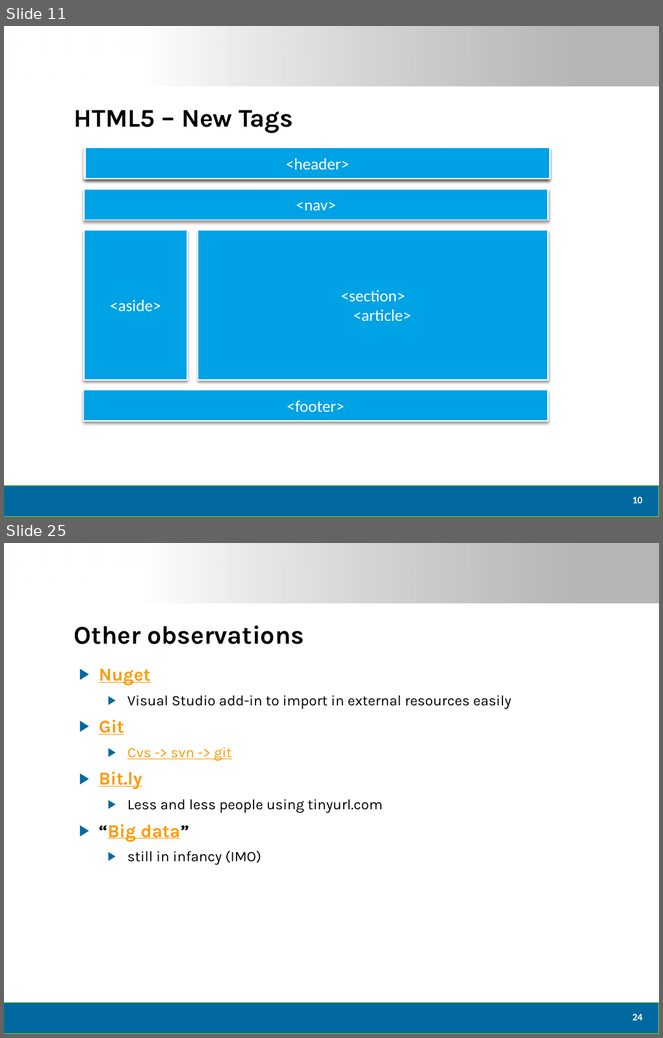
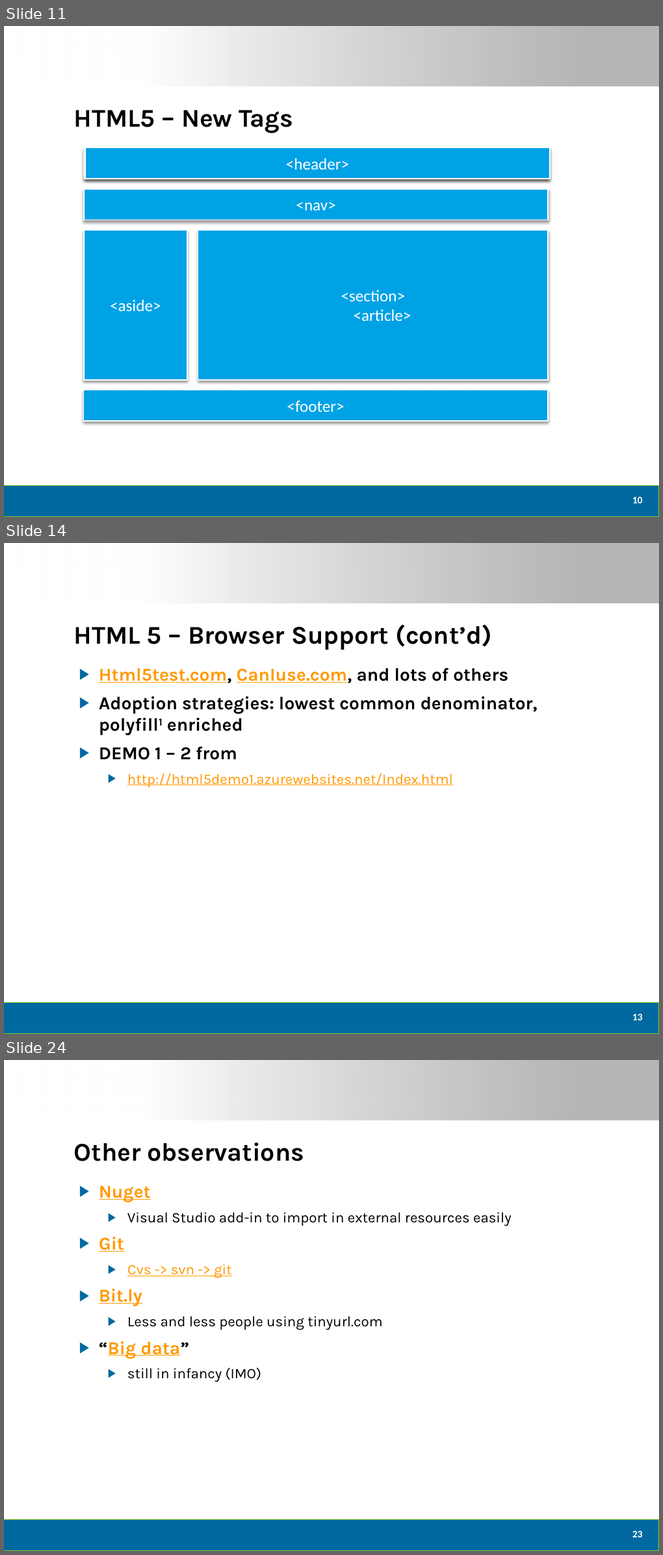
Before and after one commit to dtomyn/HTML5Demo1, a slide deck: Docs/2012 - Live360 Event Review (NEWER).pptx. Shown one above the other, each under a label of ours: slides 11 and 25 before the commit, slides 11, 14 and 24 after it; the slides between them are not shown. The pictures are 663x1038 and 663x1555 pixels, drawn with LibreOffice and Linux fonts; fonts in the diff are those of the drawing; background and template pictures are left out. Boxes give left, top, right and bottom in pixels: in the first picture for what was removed or moved away, otherwise in the second. Text is boxed around its words. In the diff, an @@ line names an element or a change of style, - is before the commit and + after.

```diff
--- a/Docs/2012 - Live360 Event Review (NEWER).pptx
+++ b/Docs/2012 - Live360 Event Review (NEWER).pptx
@@ slide 14 added at (x1=4, y1=543, x2=659, y2=1034), background #FFFFFF; not listed: 2 template elements that a slide beside it also shows @@
@@ title added at (x1=74, y1=624, x2=492, y2=650), 28 pt, text #000000, bold @@
+HTML 5 – Browser Support (cont’d)
@@ text added at (x1=99, y1=668, x2=538, y2=788), 20 pt, text #000000, bold @@
+▶ Html5test.com, CanIuse.com, and lots of others
+▶ Adoption strategies: lowest common denominator, polyfill1 enriched
+▶ DEMO 1 – 2 from
+  ▶ http://html5demo1.azurewebsites.net/Index.html
@@ page number added at (x1=633, y1=1014, x2=643, y2=1021), 11 pt, text #FFFFFF, bold @@
+13
@@ what was slide 25 is now slide 24 @@
@@ page number at (x1=633, y1=1531, x2=643, y2=1538): text changed @@
-24
+23
```
Also in this commit, not shown: 11 slides changed, 2 slides removed, 5 other files.
